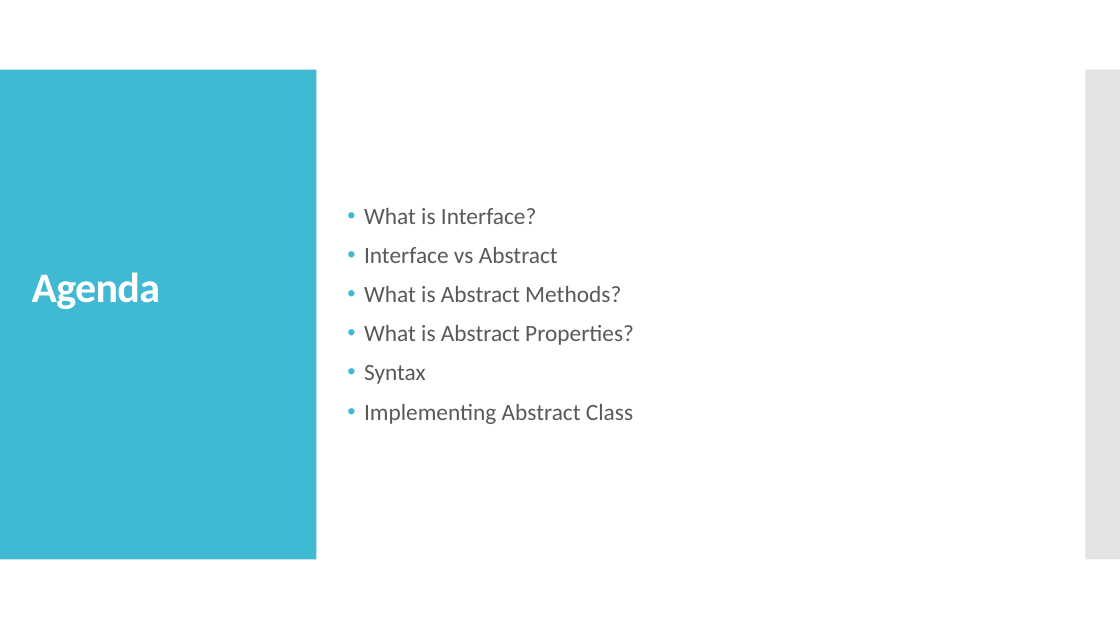
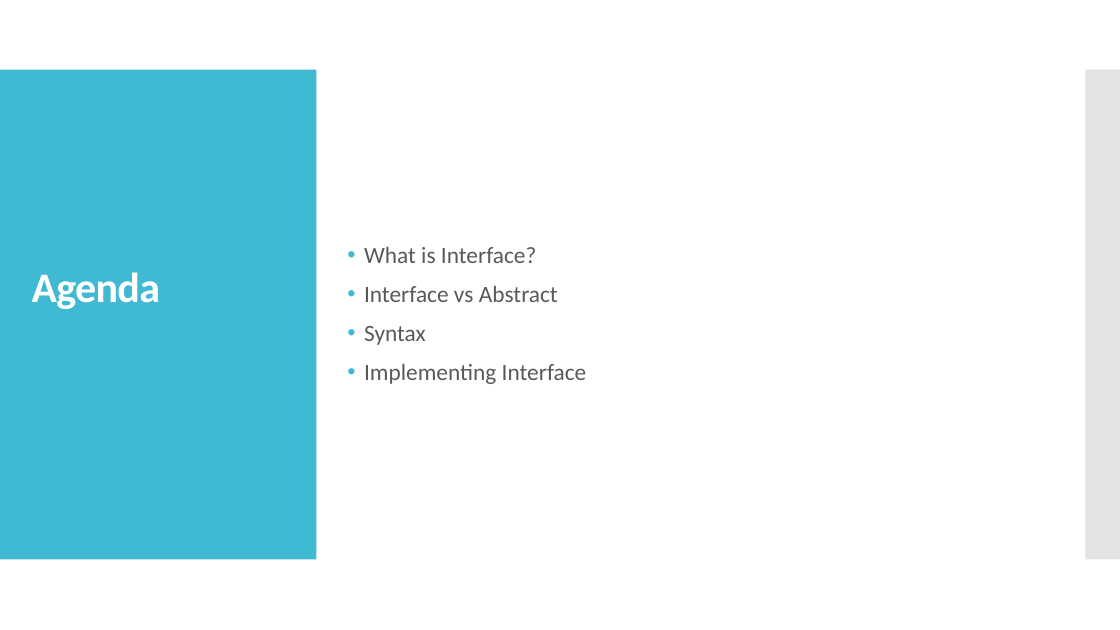
Before and after one commit to courseing/csharp-training, a slide deck: slide 2 of PPTs/C Sharp - Interface.pptx. Drawn at 1120x630 pixels with LibreOffice and Linux fonts; fonts in the diff are those of the drawing. Boxes give left, top, right and bottom in pixels: in the first picture for what was removed or moved away, otherwise in the second. Text is boxed around its words. In the diff, an @@ line names an element or a change of style, - is before the commit and + after.

```diff
--- a/PPTs/C Sharp - Interface.pptx
+++ b/PPTs/C Sharp - Interface.pptx
@@ text at [364, 286, 634, 345]: paragraphs removed @@
-• What is Abstract Methods?
-• What is Abstract Properties?
@@ text at [364, 364, 587, 384]: text changed @@
-• Implementing Abstract Class
+• Implementing Interface
```
Also in this commit, not shown: 1 other slide changed, 1 slide added, 1 slide removed.
